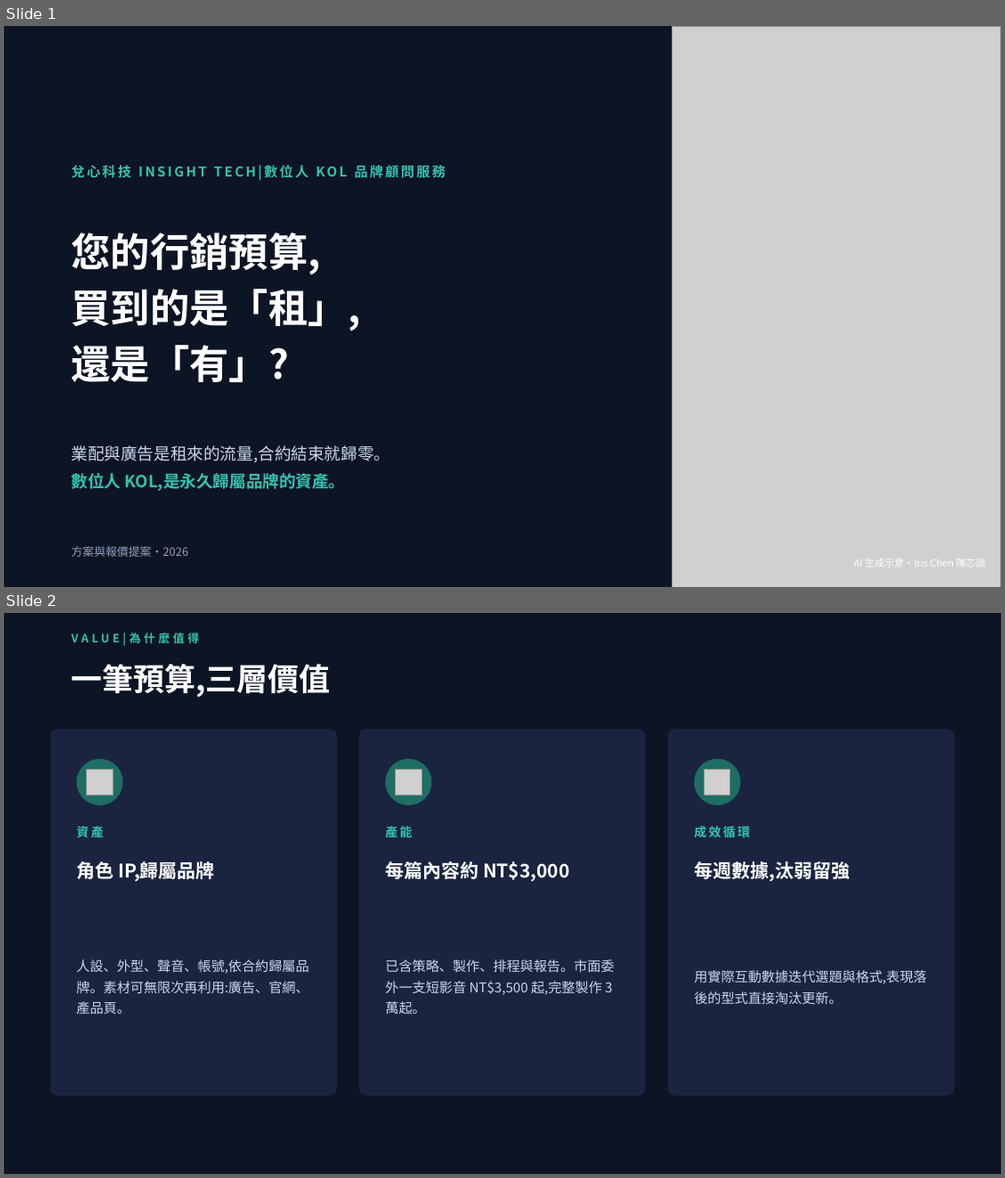
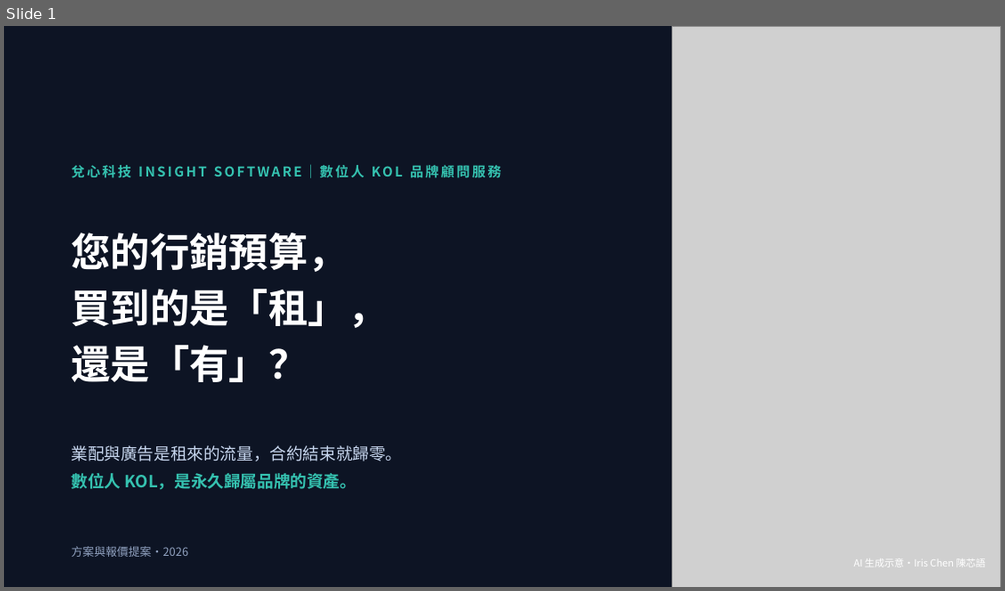
Before and after one commit to pennyhuang-oss/Virtual_KOL_Studio, a slide deck: business/數位人KOL-對外提案簡報.pptx. Shown one above the other, each under a label of ours: slides 1 and 2 before the commit, slide 1 after it. The pictures are 1005x1178 and 1005x591 pixels, drawn with LibreOffice and Linux fonts; fonts in the diff are those of the drawing; grey boxes stand for pictures. Boxes give left, top, right and bottom in pixels: in the first picture for what was removed or moved away, otherwise in the second. Text is boxed around its words. In the diff, an @@ line names an element or a change of style, - is before the commit and + after.

```diff
--- a/business/數位人KOL-對外提案簡報.pptx
+++ b/business/數位人KOL-對外提案簡報.pptx
@@ slide 2 removed at (4, 613, 1001, 1174), background #0D1424 @@
@@ text removed at (72, 633, 200, 646) @@
-VALUE|為什麼值得
@@ text removed at (72, 664, 331, 698) @@
-一筆預算,三層價值
@@ rounded rectangle removed at (50, 729, 337, 1095) @@
@@ rounded rectangle removed at (359, 729, 646, 1095) @@
@@ rounded rectangle removed at (668, 729, 955, 1095) @@
@@ ellipse removed at (77, 759, 123, 805) @@
@@ picture removed at (87, 770, 113, 795) @@
@@ ellipse removed at (386, 759, 432, 805) @@
@@ picture removed at (396, 770, 422, 795) @@
@@ ellipse removed at (695, 759, 741, 805) @@
@@ picture removed at (704, 770, 731, 795) @@
@@ text removed at (76, 826, 103, 837) @@
-資產
@@ text removed at (385, 826, 412, 837) @@
-產能
@@ text removed at (694, 826, 750, 837) @@
-成效循環
@@ text removed at (76, 861, 215, 881) @@
-角色 IP,歸屬品牌
@@ text removed at (385, 861, 570, 881) @@
-每篇內容約 NT$3,000
@@ text removed at (694, 861, 850, 881) @@
-每週數據,汰弱留強
@@ text removed at (76, 959, 308, 1013) @@
-人設、外型、聲音、帳號,依合約歸屬品牌。素材可無限次再利用:廣告、官網、產品頁。
@@ text removed at (385, 959, 614, 1013) @@
-已含策略、製作、排程與報告。市面委外一支短影音 NT$3,500 起,完整製作 3 萬起。
@@ text removed at (694, 970, 926, 1005) @@
-用實際互動數據迭代選題與格式,表現落後的型式直接淘汰更新。
@@ slide 1 changed as well @@
@@ text at (72, 164, 501, 178): text changed @@
-兌心科技 INSIGHT TECH|數位人 KOL 品牌顧問服務
+兌心科技 INSIGHT SOFTWARE｜數位人 KOL 品牌顧問服務
@@ text at (72, 232, 388, 382): text changed @@
-您的行銷預算,
-買到的是「租」,
-還是「有」?
+您的行銷預算，
+買到的是「租」，
+還是「有」？
@@ text at (72, 445, 403, 490): text changed @@
-業配與廣告是租來的流量,合約結束就歸零。
-數位人 KOL,是永久歸屬品牌的資產。
+業配與廣告是租來的流量，合約結束就歸零。
+數位人 KOL，是永久歸屬品牌的資產。
```
Also in this commit, not shown: 10 other slides changed, 5 slides added, 4 other slides removed, 2 other files.
